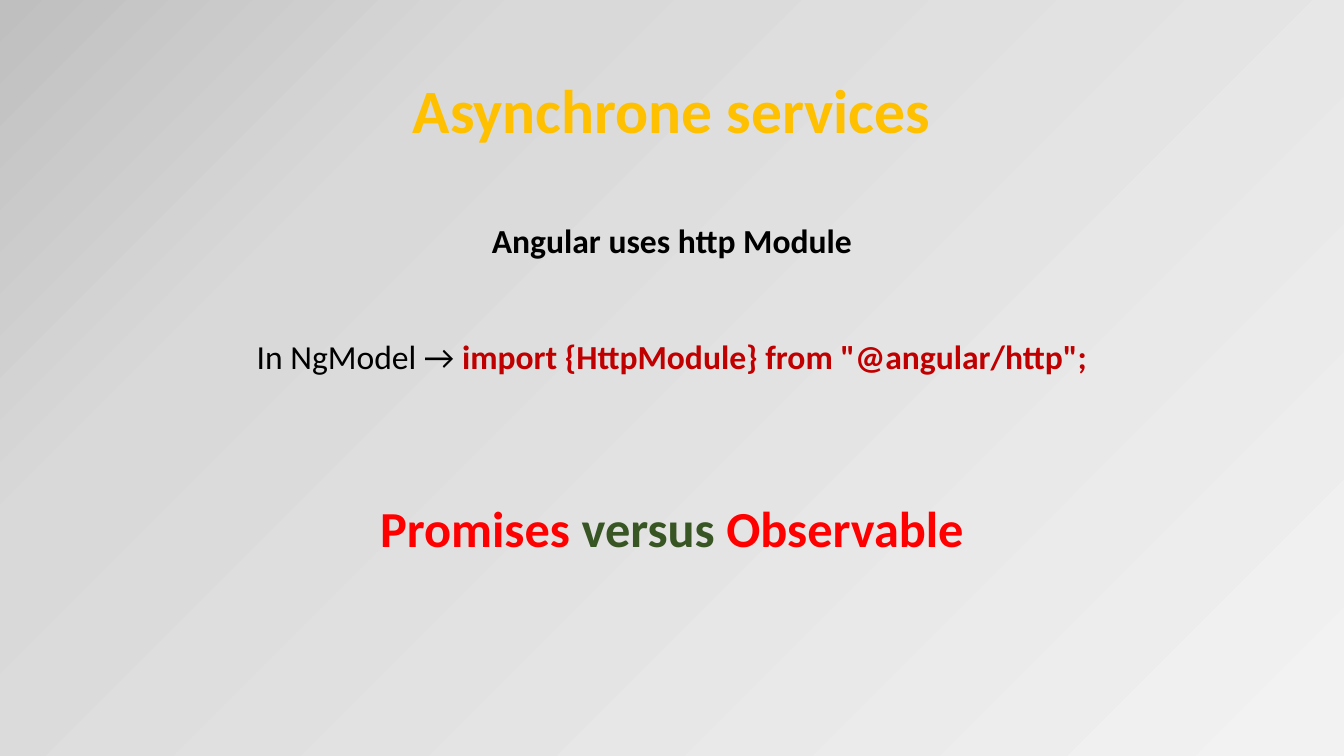
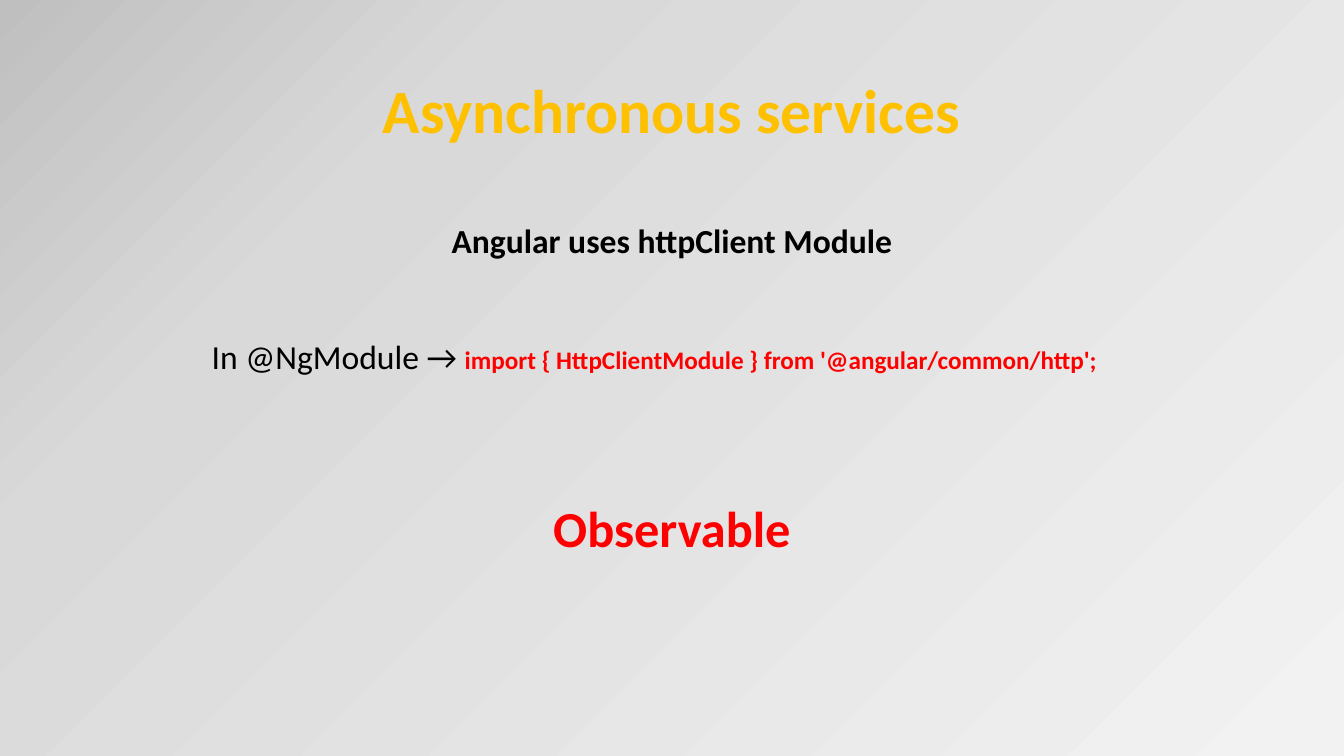
Before and after one commit to petereijgermans11/frontend-cursus, a slide deck: slide 19 of frontend-cursus/ 8 - Angular.pptx. Drawn at 1344x756 pixels with LibreOffice and Linux fonts; fonts in the diff are those of the drawing. Boxes give left, top, right and bottom in pixels: in the first picture for what was removed or moved away, otherwise in the second. Text is boxed around its words. In the diff, an @@ line names an element or a change of style, - is before the commit and + after.

Commit message:
Angular PPT

```diff
--- a/frontend-cursus/ 8 - Angular.pptx
+++ b/frontend-cursus/ 8 - Angular.pptx
@@ text at (383, 89, 959, 143): text changed @@
-Asynchrone services
+Asynchronous services
@@ text at (212, 229, 1097, 548): text changed; size 24 to 18 pt; text colour #C00000 to #FF0000 @@
-Angular uses http Module
-In NgModel → import {HttpModule} from "@angular/http";
-Promises versus Observable
+Angular uses httpClient Module
+In @NgModule → import { HttpClientModule } from '@angular/common/http';
+Observable
```
Also in this commit, not shown: 8 other slides changed, 2 slides added, 6 slides removed, 1 other file.
